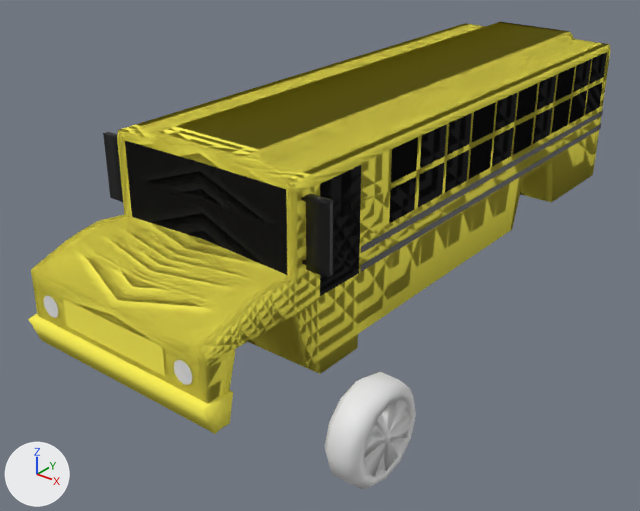
The Blender file working/subahu/bus/bus_school.blend as it was, and as the next commit left it.
Both versions are drawn from a 50 mm lens placed at (32.7, -49.9, 21.0), pointed at (-0.4, -8.5, -4.7). The lights are fixed; the arrows at lower left show +X, +Y and +Z.

Objects in the first picture: 'Cylinder', 'bumper', 'bus', 'grill', 'plasticGuard', 'sideMirror', 'sideMirror.001', 'windows'.
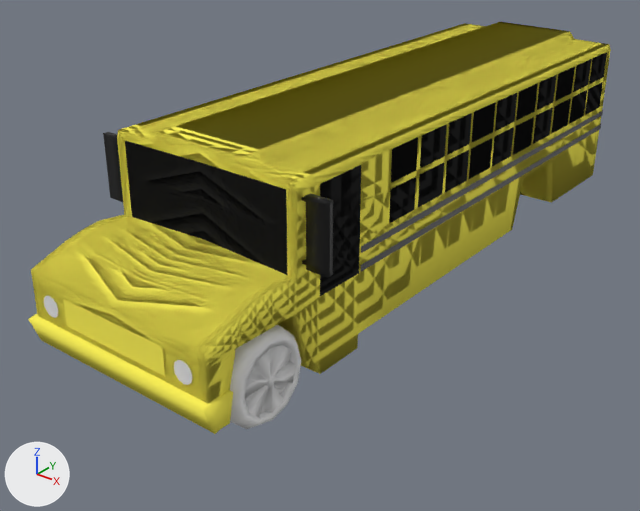
Pixel boxes [x1, y1, x2, y2] of what changed, in the pictures (640 x 511 px):
'Cylinder', deleted
    before: [325, 372, 416, 489]
'tyre', added
    after: [230, 325, 301, 429]
'rims', added
    after: [245, 345, 296, 418]

The change, as a diff of the scene's bpy script:
```diff
--- a/working/subahu/bus/bus_school.blend.py
+++ b/working/subahu/bus/bus_school.blend.py
@@ me_cylinder_001_1 @@
+me_cylinder_001_1.from_pydata(...)  # 132 vertices, 108 faces; spans x -0.35..0.35, y -1.0..1.0, z -2.92..2.92
+me_cylinder_001_1.polygons.foreach_set('use_smooth', [True] * 108)
@@ me_cylinder_002 @@
+me_cylinder_002.from_pydata(...)  # 96 vertices, 62 faces; spans x -0.35..0.35, y -0.7..0.7, z -2.06..2.06
+me_cylinder_002.polygons.foreach_set('use_smooth', [True] * 62)
@@ ob_cylinder @@
-ob_cylinder = bpy.data.objects.new('Cylinder', me_cylinder_001)
-ob_cylinder.location = (13.2, -21.63, -4.78)
-ob_cylinder.scale = (2.74, 2.74, 0.937)
-_m = ob_cylinder.modifiers.new('Mirror', 'MIRROR')
@@ ob_rims @@
+ob_rims = bpy.data.objects.new('rims', me_cylinder_002)
+ob_rims.parent = ob_tyre
+ob_rims.matrix_parent_inverse = Matrix(((0.307, 0.0, 0.0, -1.838), (0.0, 0.362, 0.0, 7.857), (0.0, 0.0, 1.058, 4.914), (0.0, 0.0, 0.0, 1.0)))
+ob_rims.location = (5.986, -21.7, -4.644)
+ob_rims.scale = (3.26, 2.76, 0.945)
@@ ob_tyre @@
+ob_tyre = bpy.data.objects.new('tyre', me_cylinder_001_1)
+ob_tyre.location = (5.74, -21.67, -4.64)
+ob_tyre.scale = (3.32, 2.81, 0.963)
```
